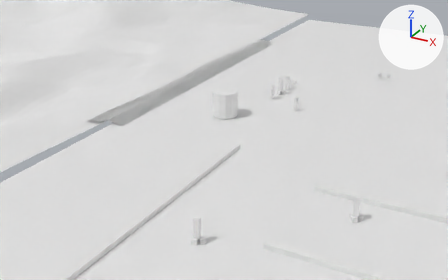
A saved change to the Blender file blender/all.blend.
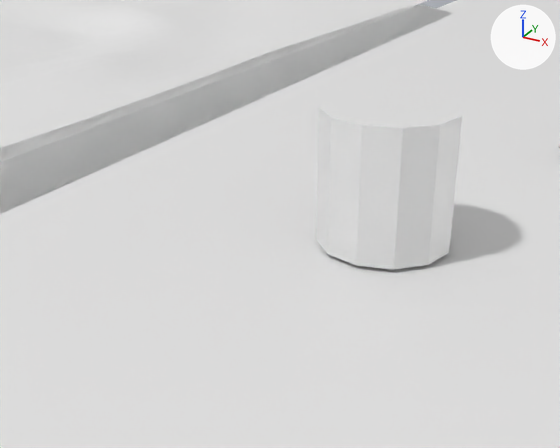
Each version appears first from a 50 mm camera at (93.9, -325.4, 121.0) aimed at (-51.3, -61.6, -10.9), and next in a close-up from a 50 mm camera at (-29.9, -120.2, 32.4) aimed at (-62.5, -60.9, 2.8). Arrows for +X, +Y and +Z are at upper right; the lights stay in place.

Names of what the first close-up shows: 'Cylinder.004', 'Plane', 'ground', 'ground_connector'.
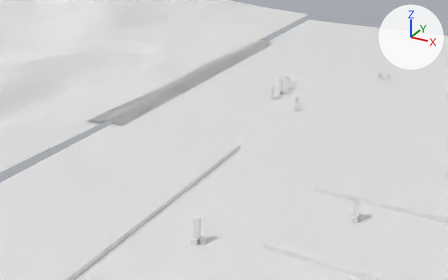
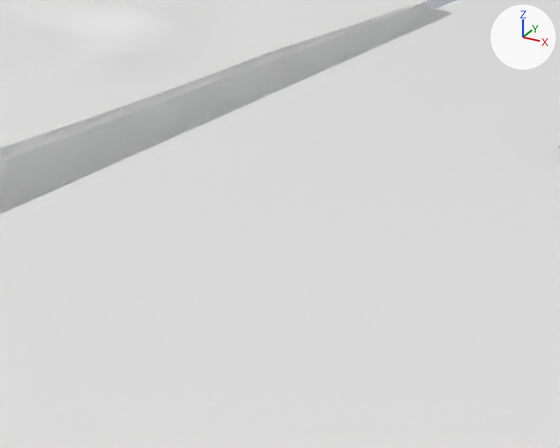
ob_empty_069 is not drawn itself; it is the parent of ob_cylinder_004.

What differs and where, as boxes [x1, y1, x2, y2] in the close-ups (560 x 448 px):
'Cylinder.004', deleted
    before: [316, 89, 463, 269]

Edits to the bpy script that builds the scene:
```text
Remove ob_cylinder_004:
    ob_cylinder_004 = bpy.data.objects.new('Cylinder.004', me_cylinder)
    ob_cylinder_004.parent = ob_empty_069
    ob_cylinder_004.location = (0.0, 0.0, 0.0)
    ob_cylinder_004.scale = (6.64, 6.64, 6.64)
Change ob_empty_068:
    remove ob_empty_068.parent = ob_cylinder_004
Change ob_empty_069:
    ob_empty_069.location: (-54.49, -54.38, 7.046) -> (0.0, 0.0, 0.0)
    ob_empty_069.rotation_euler: (0.0, 0.0, 0.0) -> (1.571, -1.571, 0.0)  # degrees (0, 0, 0) -> degrees (90, -90, 0)
```
